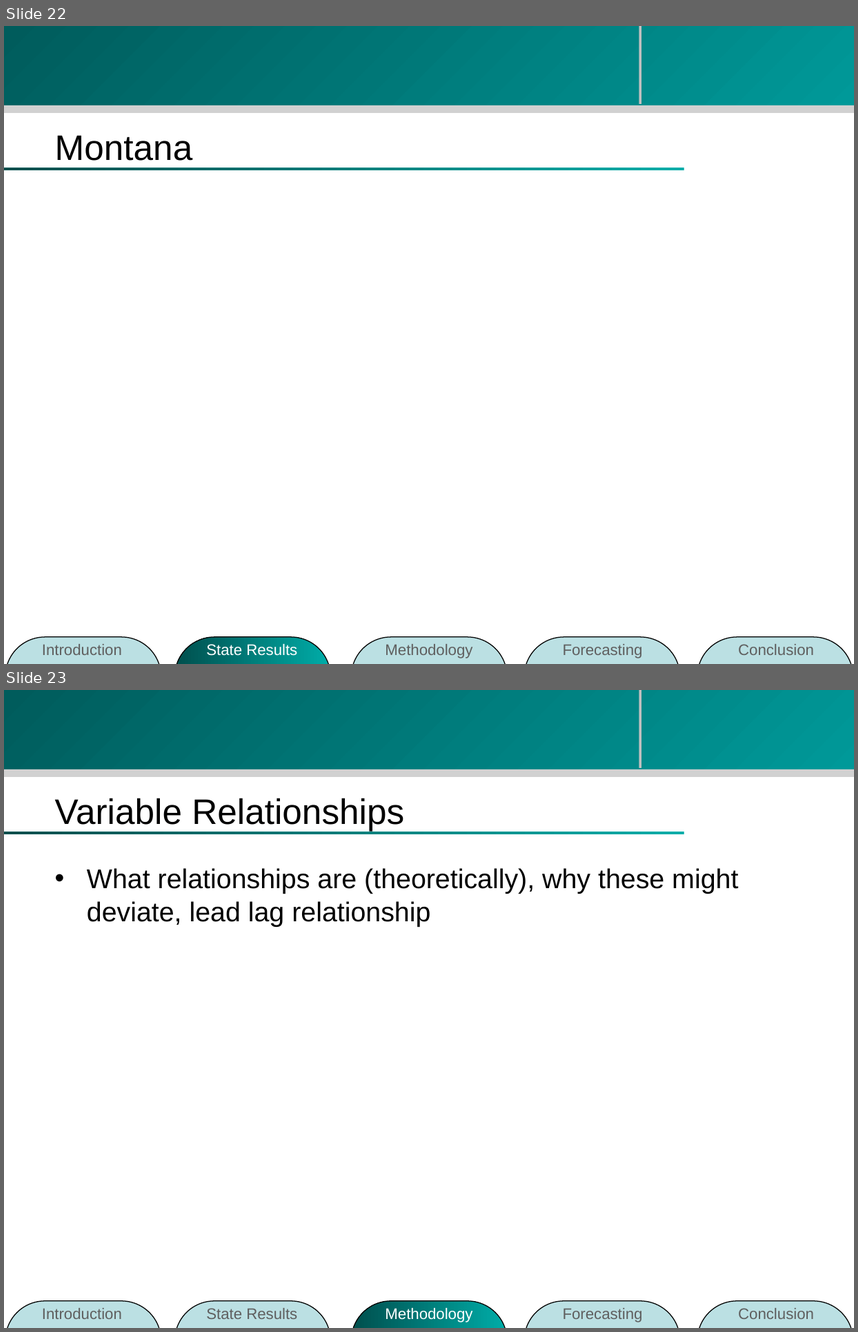
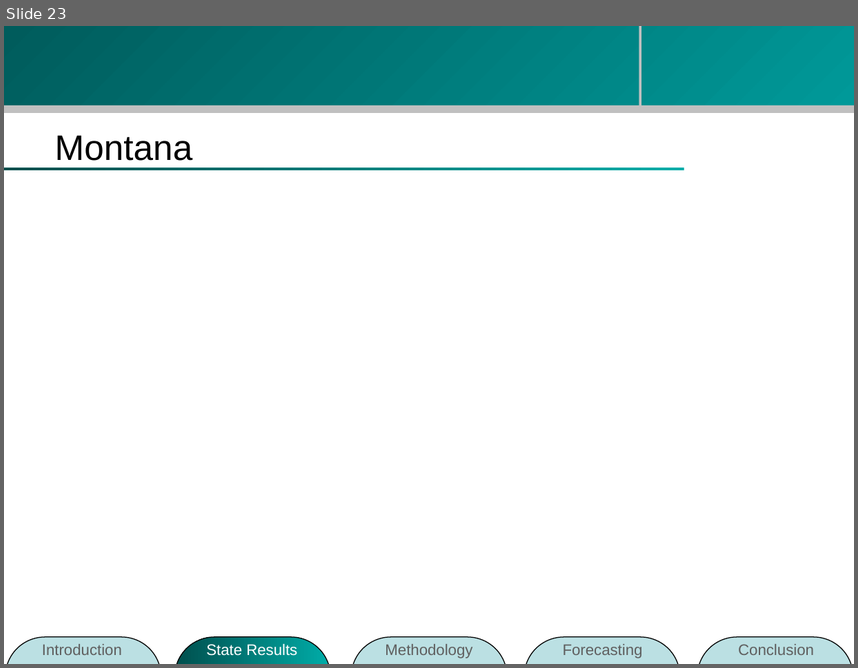
Before and after one commit to zhouzhenghui/svnrepository, a slide deck: SVNRepository/Presentation/M.Eng Final Presentation-take2.ppt. Shown one above the other, each under a label of ours: slides 22 and 23 before the commit, slide 23 after it. The pictures are 858x1332 and 858x668 pixels, drawn with LibreOffice and Linux fonts; fonts in the diff are those of the drawing; background and template pictures are left out. Boxes give left, top, right and bottom in pixels: in the first picture for what was removed or moved away, otherwise in the second. Text is boxed around its words. In the diff, an @@ line names an element or a change of style, - is before the commit and + after.

```diff
--- a/SVNRepository/Presentation/M.Eng Final Presentation-take2.ppt
+++ b/SVNRepository/Presentation/M.Eng Final Presentation-take2.ppt
@@ slide 23 removed at (4, 690, 854, 1328), background #FFFFFF; not listed: 4 template elements that a slide beside it also shows @@
@@ title removed at (55, 798, 404, 831) @@
-Variable Relationships
@@ text removed at (87, 868, 738, 927) @@
-• What relationships are (theoretically), why these might deviate, lead lag relationship
@@ group removed at (5, 1301, 853, 1328): 5 rounded rectangles, 5 texts @@
-Introduction
-State Results
-Methodology
-Forecasting
-Conclusion
@@ what was slide 22 is now slide 23 @@
@@ slide 23 changed as well @@
@@ line moved from (640, 26) - (640, 104) to (640, 26) - (640, 111) @@
@@ rectangle at (4, 105, 854, 113): fill #D1D1D1 to #C0C0C0 @@
```
Also in this commit, not shown: 36 other slides changed, 2 slides added, 1 other slide removed.
